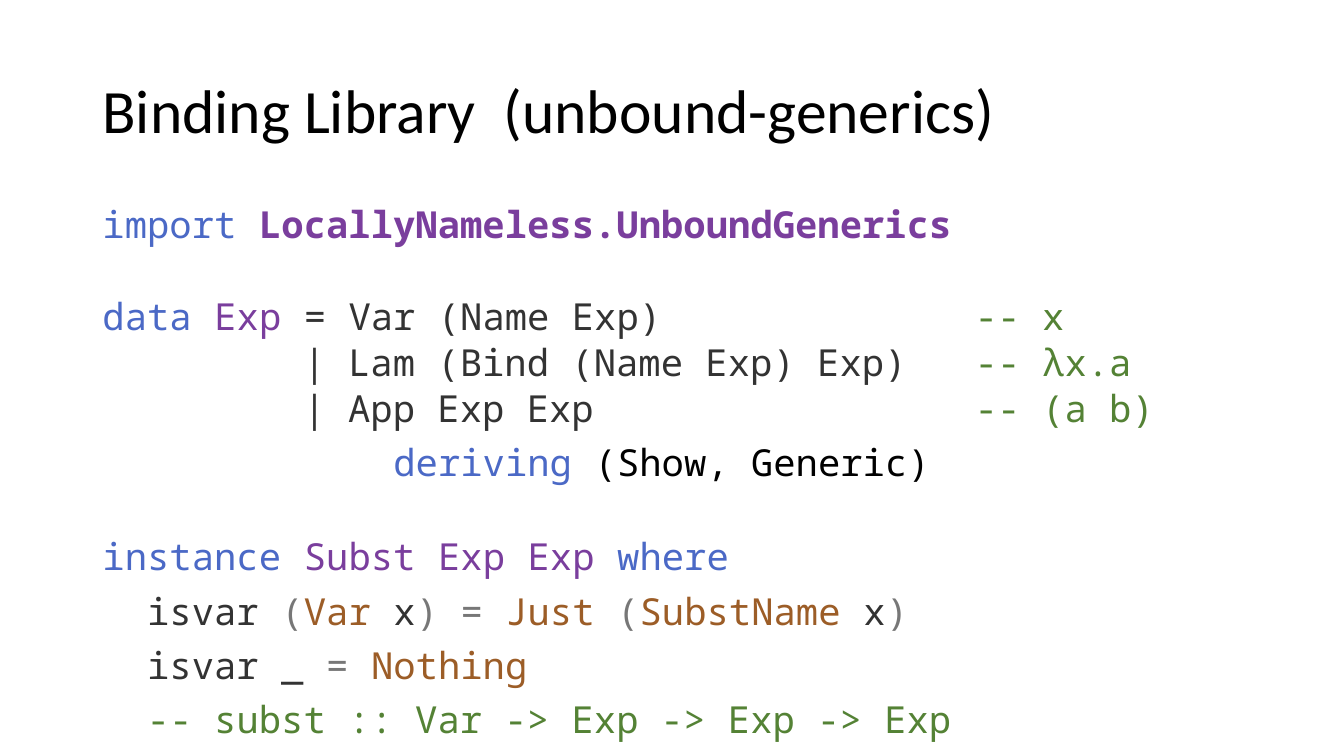
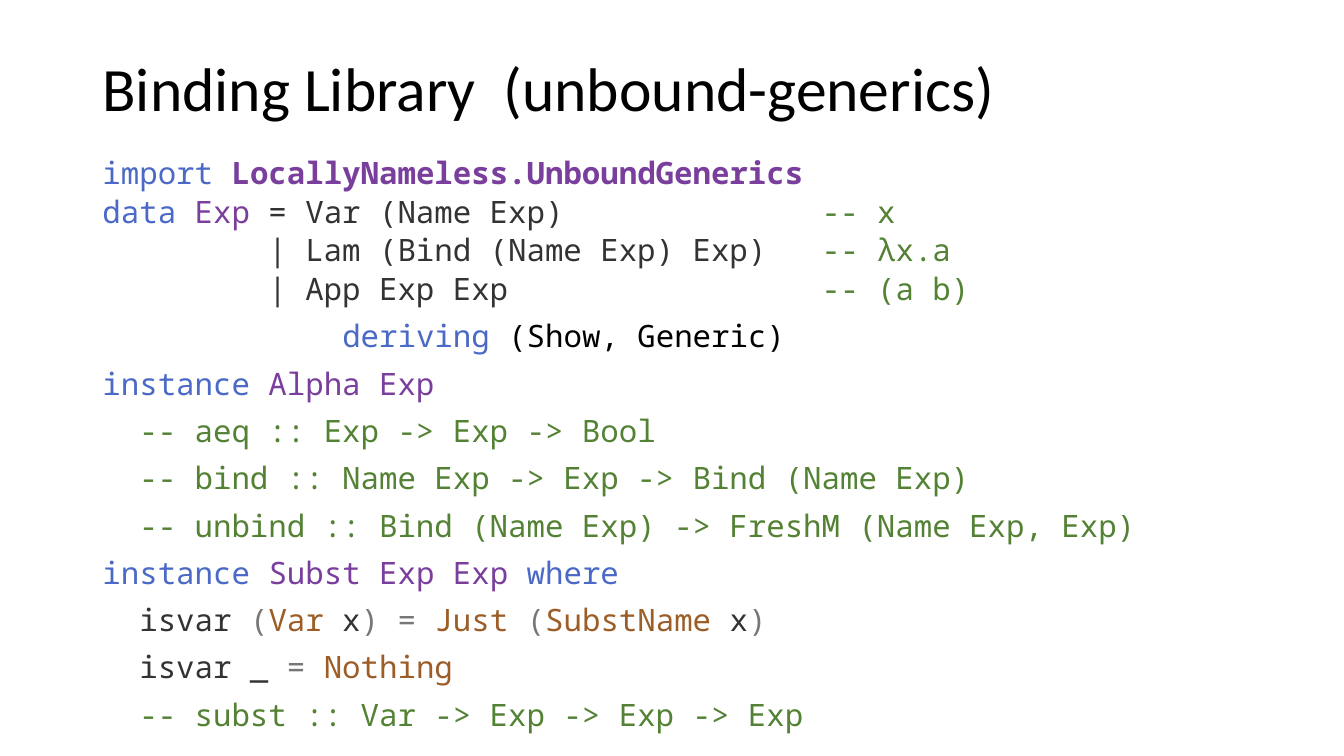
Before and after one commit to sweirich/lambda-n-ways, a slide deck: slide 4 of doc/wits-discussion.pptx (slide 5 before the commit). Drawn at 1344x756 pixels with LibreOffice and Linux fonts; fonts in the diff are those of the drawing. Boxes give left, top, right and bottom in pixels: in the first picture for what was removed or moved away, otherwise in the second. Text is boxed around its words. In the diff, an @@ line names an element or a change of style, - is before the commit and + after.

```diff
--- a/doc/wits-discussion.pptx
+++ b/doc/wits-discussion.pptx
@@ title "Binding Library (unbound-generics)": place and size @@
-title "Binding Library (unbound-generics)" at box(102, 88, 994, 144)
+title "Binding Library (unbound-generics)" at box(102, 66, 994, 122)
@@ text "import LocallyNameless.UnboundGenerics": place and size @@
-text "import LocallyNameless.UnboundGenerics" at box(102, 209, 951, 742)
+text "import LocallyNameless.UnboundGenerics" at box(102, 160, 1135, 734)
@@ text at box(102, 160, 969, 734): size 26.7 to 22 pt in "import LocallyNameless.UnboundGenerics", "data Exp = Var (Name Exp) -- ...", "| Lam (Bind (Name Exp) Exp) -- ...", "| App Exp Exp -- (a b)" and 5 more places @@
@@ text at box(102, 371, 1135, 545): paragraphs added @@
+instance Alpha Exp
+-- aeq :: Exp -> Exp -> Bool
+-- bind :: Name Exp -> Exp -> Bind (Name Exp)
+-- unbind :: Bind (Name Exp) -> FreshM (Name Exp, Exp)
```
Also in this commit, not shown: 4 other slides changed, 14 slides added, 5 slides removed, 3 other files.
